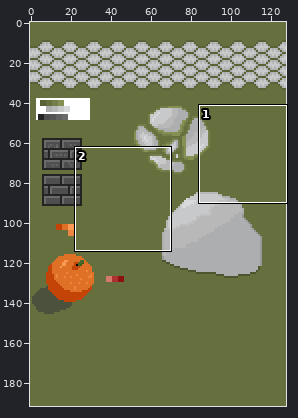
File history of a pixel-art file, new-textures.aseprite. Above: a wide view before the commit, with the close-up outlined.
Close-up. As it was:
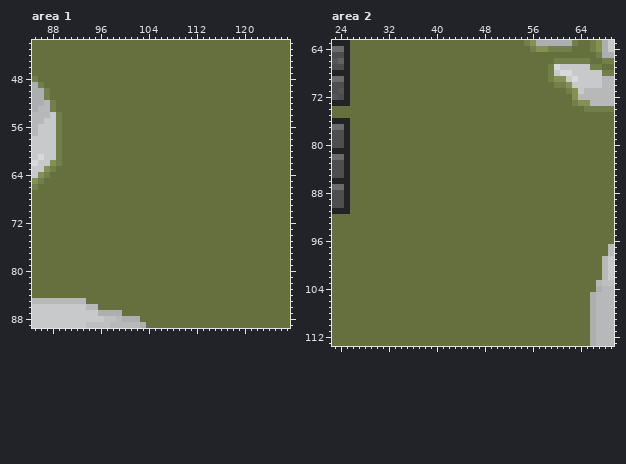
128x192 pixels, 1 frame. Colours within 5 levels of each other are drawn and written as one. Shown: area 1: x 85..127, y 42..89; area 2: x 23..69, y 63..113. The commit also changed other parts of the picture, which this record leaves out.
Once edited:
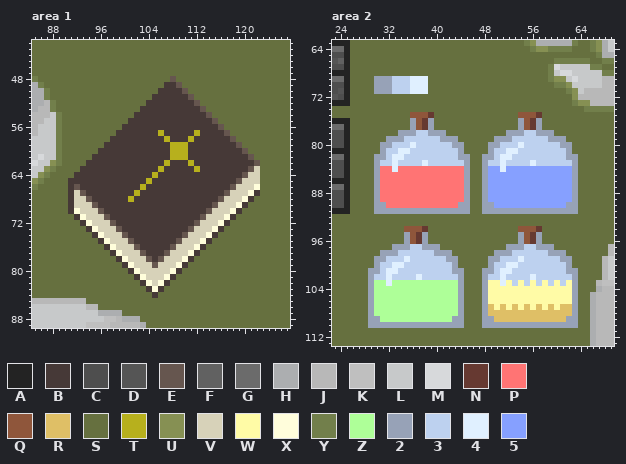
Palette (. is transparent): A #232323  B #463937  C #4e4e4e  D #555555  E #66564f  F #616161  G #6b6b6b  H #acaeb0  J #b8b8b8  K #bfbfbf  L #c7c9ca  M #d7d9db  N #663931  P #ff7474  Q #8f563b  R #dfbf66  S #66703f  T #b7b01d  U #869053  V #d7d2b9  W #fffba6  X #fffddb  Y #727f4b  Z #aeff98  2 #97a2b7  3 #bdd1ef  4 #e0f0ff  5 #86a0ff
The exact change:
layer "book" added
Changed rows in their new state; - is an unchanged pixel.
Area 1, layer "book":
first column x 91:
48 -----------------E--------------
49 ----------------BBE-------------
50 ---------------BBBBE------------
51 --------------BBBBBBE-----------
52 -------------BBBBBBBBE----------
53 ------------BBBBBBBBBBE---------
54 -----------BBBBBBBBBBBBE--------
55 ----------BBBBBBBBBBBBBBE-------
56 ---------BBBBBBBBBBBBBBBBE------
57 --------BBBBBBBTBBBBBTBBBBE-----
58 -------BBBBBBBBBTBBBTBBBBBBE----
59 ------BBBBBBBBBBBTTTBBBBBBBBE---
60 -----BBBBBBBBBBBBTTTBBBBBBBBBE--
61 ----BBBBBBBBBBBBBTTTBBBBBBBBBBE-
62 ---BBBBBBBBBBBBBTBBBTBBBBBBBBBBE
63 --BBBBBBBBBBBBBTBBBBBTBBBBBBBBEV
64 -BBBBBBBBBBBBBTBBBBBBBBBBBBBBEVV
65 BBBBBBBBBBBBBTBBBBBBBBBBBBBBEVVV
66 BEBBBBBBBBBBTBBBBBBBBBBBBBBEVVVX
67 BVEBBBBBBBBTBBBBBBBBBBBBBBEVVVXB
68 BVVEBBBBBBTBBBBBBBBBBBBBBEVVVXB-
69 BVVVEBBBBBBBBBBBBBBBBBBBEVVVXB--
70 BXVVVEBBBBBBBBBBBBBBBBBEVVVXB---
71 -BXVVVEBBBBBBBBBBBBBBBEVVVXB----
72 --BXVVVEBBBBBBBBBBBBBEVVVXB-----
73 ---BXVVVEBBBBBBBBBBBEVVVXB------
74 ----BXVVVEBBBBBBBBBEVVVXB-------
75 -----BXVVVEBBBBBBBEVVVXB--------
76 ------BXVVVEBBBBBEVVVXB---------
77 -------BXVVVEBBBEVVVXB----------
78 --------BXVVVEBEVVVXB-----------
79 ---------BXVVVEVVVXB------------
80 ----------BXVVVVVXB-------------
81 -----------BXVVVXB--------------
82 ------------BXVXB---------------
83 -------------BXB----------------
84 --------------B-----------------
Area 2, layer "Layer 3":
first column x 30:
 69 222333444
 70 222333444
 71 222333444
first column x 29:
 75 -------QQQN--------------QQQN------
 76 -------2QN2--------------2QN2------
 77 -------2QN2--------------2QN2------
 78 -----22233222----------22233222----
 79 ---222333333222------222333333222--
 80 --22333433333322----22333433333322-
 81 --23344333333332----23344333333332-
 82 -2234433333333322--2234433333333322
 83 -2334333343333332--2334333343333332
 84 -2PP4PPPPPPPPPPP2--2554555555555552
 85 -2PPPPPPPPPPPPPP2--2555555555555552
 86 -2PPPPPPPPPPPPPP2--2555555555555552
 87 -2PPPPPPPPPPPPPP2--2555555555555552
 88 -2PPPPPPPPPPPPPP2--2555555555555552
 89 -2PPPPPPPPPPPPPP2--2555555555555552
 90 -22PPPPPPPPPPPP22--2255555555555522
 91 -2222222222222222--2222222222222222
 94 ------QQQN---------------QQQN------
 95 ------2QN2---------------2QN2------
 96 ------2QN2---------------2QN2------
 97 ----22233222-----------22233222----
 98 --222333333222-------222333333222--
 99 -22333433333322-----22333433333322-
100 -23344333333332-----23344333333332-
101 2234433333333322---2234433333333322
102 2334333343333332---2334333343333332
103 2ZZ4ZZZZZZZZZZZ2---2WW4W3W3W3W3W3W2
104 2ZZZZZZZZZZZZZZ2---2WWWWWWWWWWWWWW2
105 2ZZZZZZZZZZZZZZ2---2WWWWWWWWWWWWWW2
106 2ZZZZZZZZZZZZZZ2---2WWWWWWWWWWWWWW2
107 2ZZZZZZZZZZZZZZ2---2RWRWRWRWRWRWRR2
108 2ZZZZZZZZZZZZZZ2---2RRRRRRRRRRRRRR2
109 22ZZZZZZZZZZZZ22---22RRRRRRRRRRRR22
110 2222222222222222---2222222222222222
